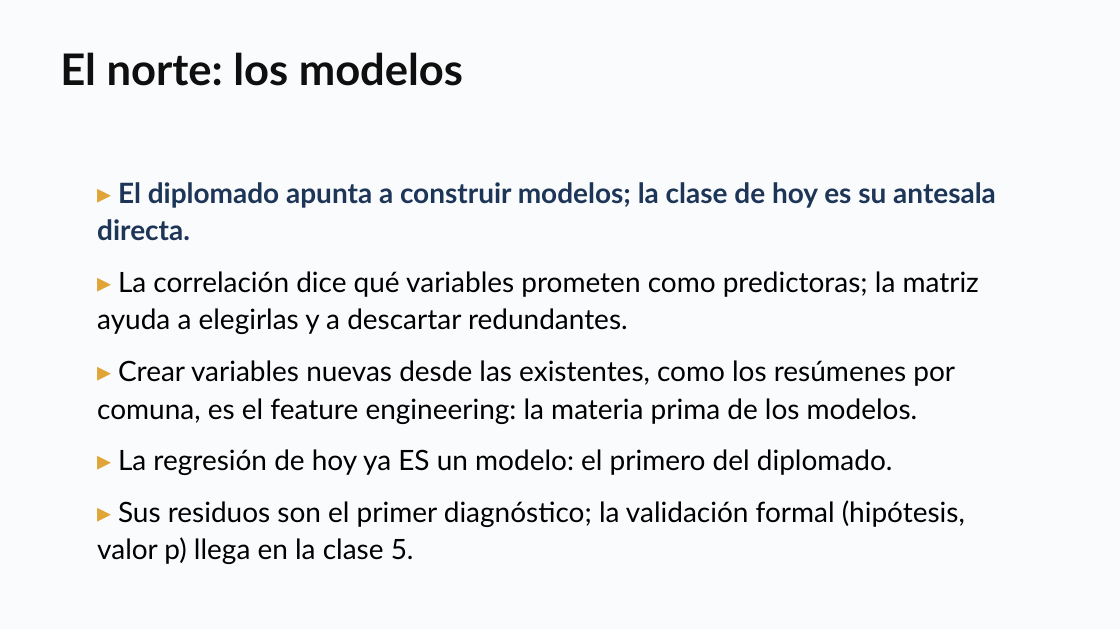
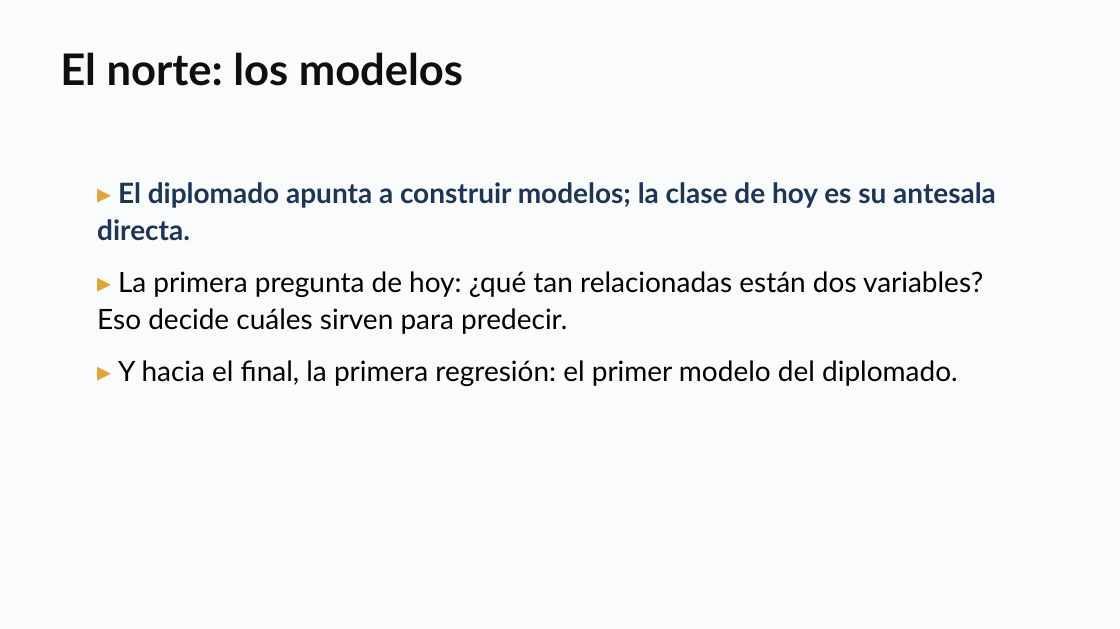
Before and after one commit to daniopitz/diplomado-cdd, a slide deck: slide 4 of presentaciones/clase03_eda_bivariado.pptx. Drawn at 1120x629 pixels with LibreOffice and Linux fonts; fonts in the diff are those of the drawing. Boxes give left, top, right and bottom in pixels: in the first picture for what was removed or moved away, otherwise in the second. Text is boxed around its words. In the diff, an @@ line names an element or a change of style, - is before the commit and + after.

```diff
--- a/presentaciones/clase03_eda_bivariado.pptx
+++ b/presentaciones/clase03_eda_bivariado.pptx
@@ text at [97,271,983,386]: text changed @@
-▸ La correlación dice qué variables prometen como predictoras; la matriz ayuda a elegirlas y a descartar redundantes.
-▸ Crear variables nuevas desde las existentes, como los resúmenes por comuna, es el feature engineering: la materia prima de los modelos.
-▸ La regresión de hoy ya ES un modelo: el primero del diplomado.
-▸ Sus residuos son el primer diagnóstico; la validación formal (hipótesis, valor p) llega en la clase 5.
+▸ La primera pregunta de hoy: ¿qué tan relacionadas están dos variables? Eso decide cuáles sirven para predecir.
+▸ Y hacia el final, la primera regresión: el primer modelo del diplomado.
```
Also in this commit, not shown: 3 other files.
